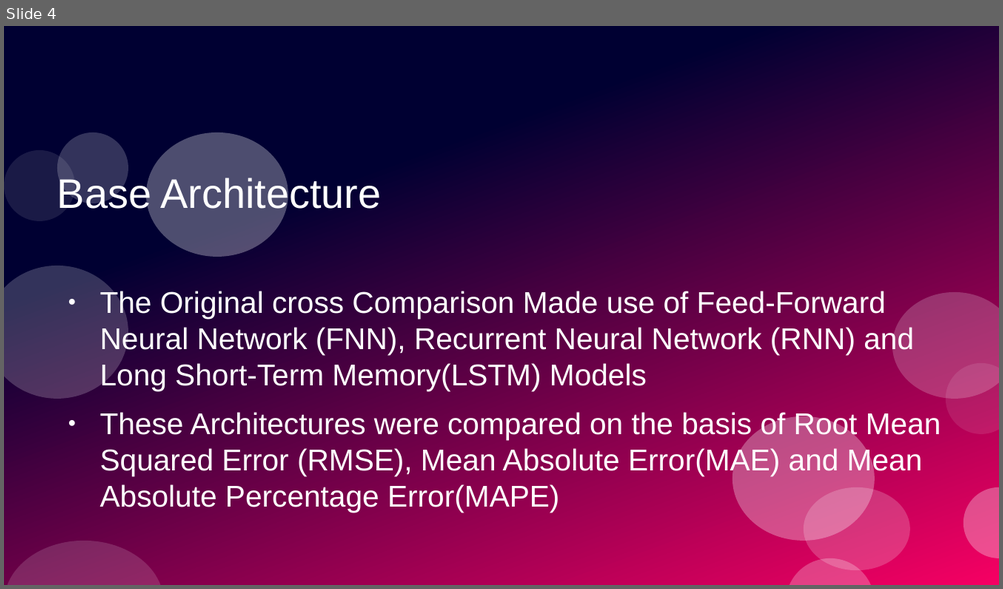
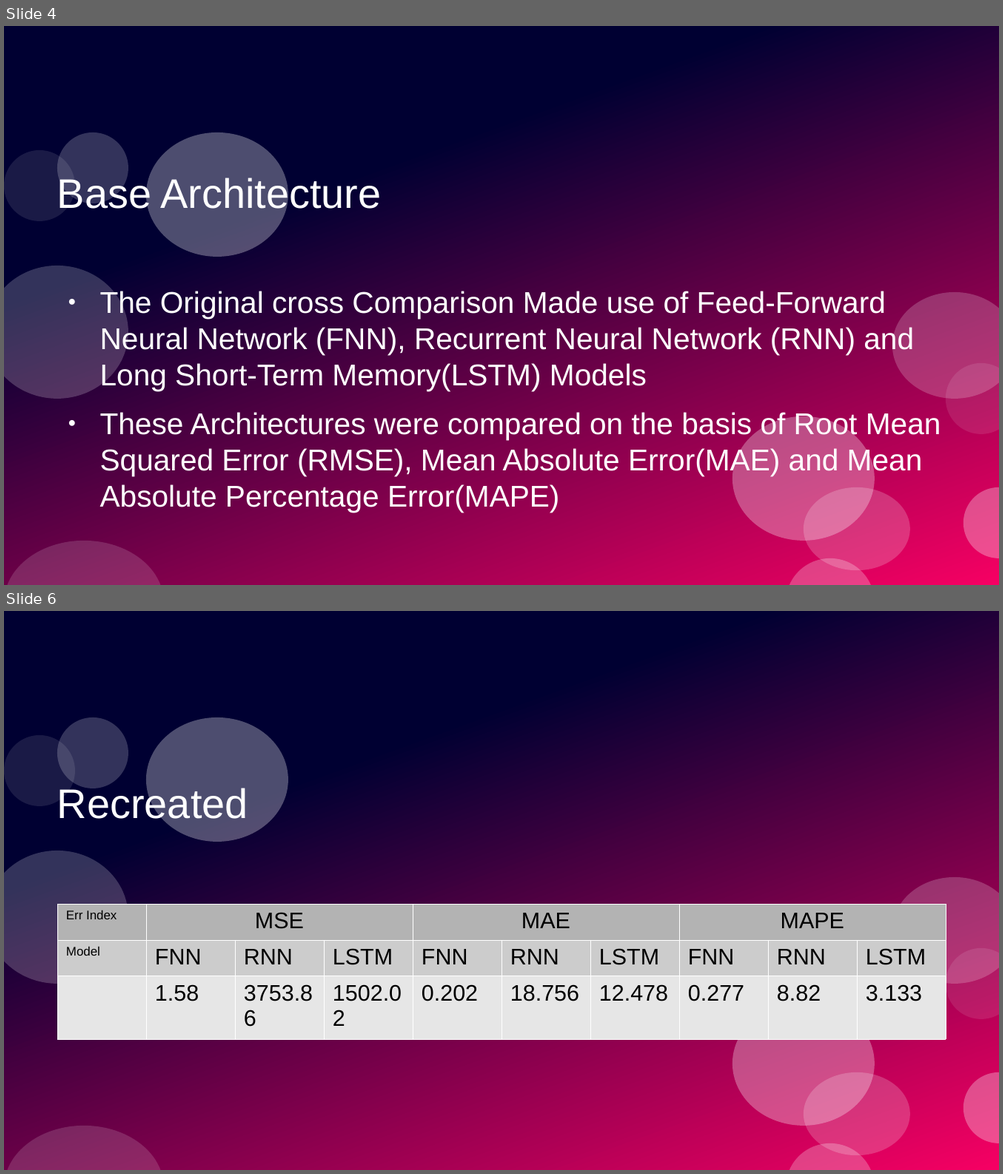
Before and after one commit to P3rdix/DL_Currency_Exchange_Rate, a slide deck: DL_PPT.odp. Shown one above the other, each under a label of ours: slide 4 before the commit, slides 4 and 6 after it; the slides between them are not shown. The pictures are 1003x589 and 1003x1174 pixels, drawn with LibreOffice and Linux fonts; fonts in the diff are those of the drawing. Boxes give left, top, right and bottom in pixels: in the first picture for what was removed or moved away, otherwise in the second. Text is boxed around its words. In the diff, an @@ line names an element or a change of style, - is before the commit and + after.

```diff
--- a/DL_PPT.odp
+++ b/DL_PPT.odp
@@ slide 6 added at (4, 611, 999, 1170), background #FFFFFF; not listed: 12 template elements that a slide beside it also shows @@
@@ title added at (57, 786, 248, 826), 33 pt, text #FFFFFF @@
+Recreated
@@ table added at (57, 904, 942, 1034), 3 rows, 10 columns @@
+Err Index | MSE |  |  | MAE |  |  | MAPE |  | 
+Model | FNN | RNN | LSTM | FNN | RNN | LSTM | FNN | RNN | LSTM
+ | 1.58 | 3753.86 | 1502.02 | 0.202 | 18.756 | 12.478 | 0.277 | 8.82 | 3.133
```
Also in this commit, not shown: 1 slide changed.
